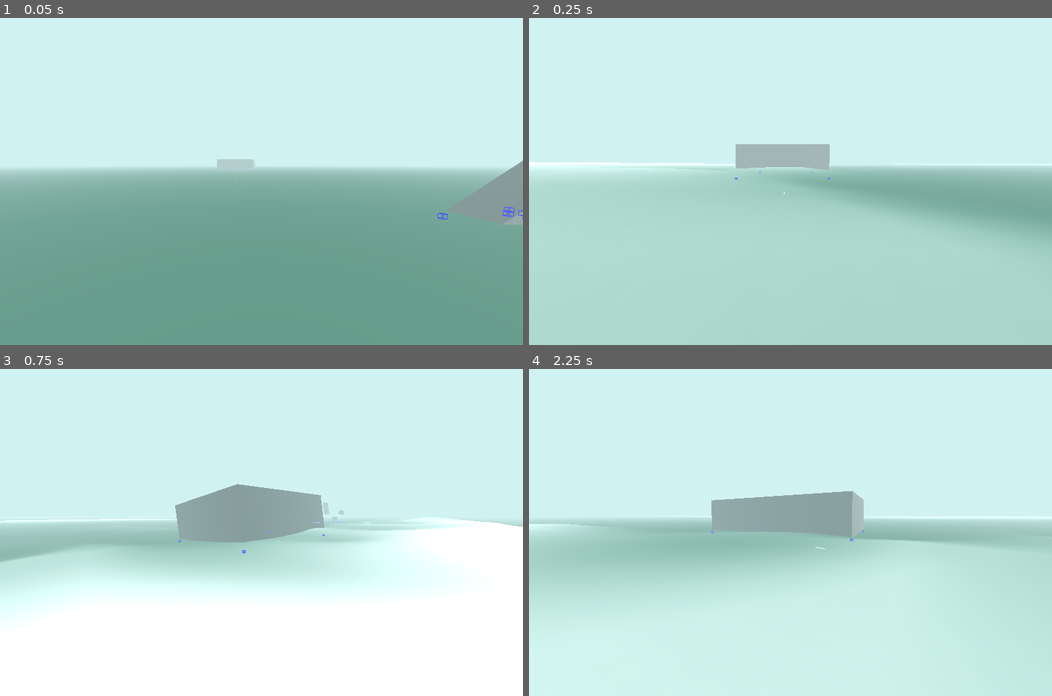
Above: before the commit, frames 1-4 (two rows, left to right).
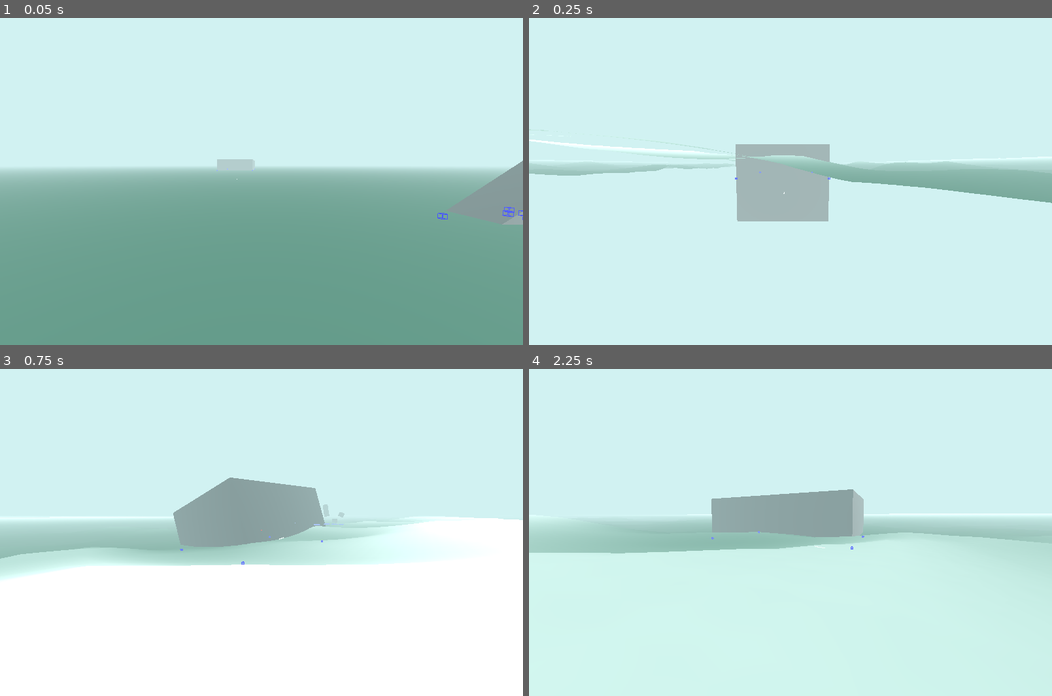
Above: after the commit, the same moments.

Repository: anthonyec/230904_godot_boat_game
Game: Godot game, scene res://main.tscn
Two runs of this game, one before a commit and one after it. Both use one fixed random seed, a clock stepped at 60 frames per second and the inputs below.
Inputs (mouse positions are in pixels of both pictures, inside the frame that each line leads up to):
- Up to frame 1 (0.05 s): no input
- Up to frame 2 (0.25 s): no input
- Up to frame 3 (0.75 s): move the mouse to (376, 516) at 0.52 s; hold Right (ui_right) from 0.53 s (still down)
- Up to frame 4 (2.25 s): move the mouse to (685, 548) at 1.27 s; release Right (ui_right) at 1.28 s; hold Left (ui_left) 1.28-2.03 s; move the mouse to (842, 460) at 2.02 s; hold Right (ui_right) from 2.03 s (still down)

Frame 1 is identical in both runs. In frame 2, 51% of the frame differs, in the area x 0-100%, y 37-100%; in frame 3, 8.1%; in frame 4, 7.6%.

Commit message:
Add wave height param

Diff:
--- a/entities/ocean/ocean.gd
+++ b/entities/ocean/ocean.gd
@@ -1,5 +1,7 @@
 class_name Ocean
 extends Node3D
+
+@export var max_wave_height: float = 2
 
 @onready var simulation: SubViewport = $Simulation
 @onready var plane: MeshInstance3D = $Plane
@@ -11,9 +13,11 @@
 var last_call_time: int = 0
 var image: Image
 var image_size: Vector2
+var plane_material: ShaderMaterial
 var planes: Array[MeshInstance3D] = []
 
 func _ready() -> void:
+	# Spawn plane pool for moving them around to simulate infinite planes.
 	var number_of_planes = max_planes * max_planes
 
 	for index in number_of_planes:
@@ -21,7 +25,11 @@
 		add_child(duplicated_plane)
 		planes.append(duplicated_plane)
 
+	var material = plane.mesh.surface_get_material(0)
+	plane_material = material
+
 func _process(delta: float) -> void:
+	# Update texture image cache.
 	var now = Time.get_ticks_msec()
 	var difference = now - last_call_time
 
@@ -32,6 +40,10 @@
 		image_size = Vector2(float(image.get_width()), float(image.get_height()))
 		last_call_time = Time.get_ticks_msec()
 
+	# Set wave shader parameters.
+	plane_material.set_shader_parameter("MaxWaveHeight", max_wave_height)
+
+	# Infinite planes.
 	var camera = get_viewport().get_camera_3d()
 
 	var nearest_plane_position: Vector3 = Vector3(
@@ -69,7 +81,9 @@
 
 	var percent_on_plane = get_percent_on_plane(at_position)
 
-	return image.get_pixel(
+	var color = image.get_pixel(
 		percent_on_plane.x * image_size.x,
 		percent_on_plane.y * image_size.y
 	).r
+
+	return color * max_wave_height
--- a/entities/ocean/ocean.tscn
+++ b/entities/ocean/ocean.tscn
@@ -20,6 +20,7 @@
 resource_local_to_scene = true
 render_priority = 0
 shader = ExtResource("3_bivtf")
+shader_parameter/MaxWaveHeight = 5.0
 shader_parameter/ColorParameter = Color(0.323353, 0.490241, 0.427527, 1)
 shader_parameter/Simulation = SubResource("ViewportTexture_3vjlp")
 
--- a/entities/ocean/plane.tres
+++ b/entities/ocean/plane.tres
@@ -28,6 +28,14 @@
 varying_name = "simulation"
 varying_type = 4
 
+[sub_resource type="VisualShaderNodeFloatParameter" id="VisualShaderNodeFloatParameter_fbfsj"]
+parameter_name = "MaxWaveHeight"
+default_value_enabled = true
+default_value = 1.0
+
+[sub_resource type="VisualShaderNodeVectorOp" id="VisualShaderNodeVectorOp_4rjm1"]
+operator = 2
+
 [sub_resource type="VisualShaderNodeTexture2DParameter" id="VisualShaderNodeTexture2DParameter_ex0bm"]
 parameter_name = "Simulation"
 texture_repeat = 1
@@ -50,6 +58,7 @@
 // Varyings
 varying vec3 simulation;
 
+uniform float MaxWaveHeight = 1;
 uniform vec4 ColorParameter : source_color = vec4(0.323353, 0.490241, 0.427527, 1.000000);
 
 
@@ -63,13 +72,21 @@
 	vec3 n_out11p0 = NORMAL;
 
 
+// FloatParameter:13
+	float n_out13p0 = MaxWaveHeight;
+
+
+// VectorOp:14
+	vec3 n_out14p0 = n_out11p0 * vec3(n_out13p0);
+
+
 	vec4 n_out7p0;
 // Texture2D:7
 	n_out7p0 = texture(Simulation, UV);
 
 
 // VectorOp:8
-	vec3 n_out8p0 = n_out11p0 * vec3(n_out7p0.xyz);
+	vec3 n_out8p0 = n_out14p0 * vec3(n_out7p0.xyz);
 
 
 // VectorOp:9
@@ -111,7 +128,7 @@
 
 }
 "
-graph_offset = Vector2(-629.76, 134.4)
+graph_offset = Vector2(-574.092, -102.552)
 varyings/simulation = "0,4"
 nodes/vertex/0/position = Vector2(760, -40)
 nodes/vertex/2/node = SubResource("VisualShaderNodeTexture2DParameter_ex0bm")
@@ -119,16 +136,20 @@
 nodes/vertex/7/node = SubResource("VisualShaderNodeTexture_30g0n")
 nodes/vertex/7/position = Vector2(-700, 560)
 nodes/vertex/8/node = SubResource("VisualShaderNodeVectorOp_6o5fw")
-nodes/vertex/8/position = Vector2(-160, 160)
+nodes/vertex/8/position = Vector2(-80, 160)
 nodes/vertex/9/node = SubResource("VisualShaderNodeVectorOp_rpeys")
 nodes/vertex/9/position = Vector2(320, 80)
 nodes/vertex/10/node = SubResource("VisualShaderNodeInput_p14w5")
 nodes/vertex/10/position = Vector2(-340, -120)
 nodes/vertex/11/node = SubResource("VisualShaderNodeInput_sf2dp")
-nodes/vertex/11/position = Vector2(-820, 220)
+nodes/vertex/11/position = Vector2(-1020, -100)
 nodes/vertex/12/node = SubResource("VisualShaderNodeVaryingSetter_fdobb")
 nodes/vertex/12/position = Vector2(-140, 700)
-nodes/vertex/connections = PackedInt32Array(2, 0, 7, 2, 11, 0, 8, 0, 8, 0, 9, 1, 10, 0, 9, 0, 9, 0, 0, 0, 7, 0, 8, 1, 7, 0, 12, 0)
+nodes/vertex/13/node = SubResource("VisualShaderNodeFloatParameter_fbfsj")
+nodes/vertex/13/position = Vector2(-1000, 80)
+nodes/vertex/14/node = SubResource("VisualShaderNodeVectorOp_4rjm1")
+nodes/vertex/14/position = Vector2(-420, 80)
+nodes/vertex/connections = PackedInt32Array(2, 0, 7, 2, 8, 0, 9, 1, 10, 0, 9, 0, 9, 0, 0, 0, 7, 0, 8, 1, 7, 0, 12, 0, 11, 0, 14, 0, 13, 0, 14, 1, 14, 0, 8, 0)
 nodes/fragment/3/node = SubResource("VisualShaderNodeColorParameter_n6vhh")
 nodes/fragment/3/position = Vector2(-1180, 520)
 nodes/fragment/5/node = SubResource("VisualShaderNodeColorOp_t0i0v")
--- a/entities/water/water_heightmap.tres
+++ b/entities/water/water_heightmap.tres
@@ -336,6 +336,7 @@
 
 }
 "
+graph_offset = Vector2(-564.313, 301.12)
 varyings/vertex_height_map = "0,5"
 varyings/waves_texture_1 = "0,5"
 varyings/waves_texture_2 = "0,5"
Not shown: 1 places in entities/ocean/plane.tres that only renumber resources
